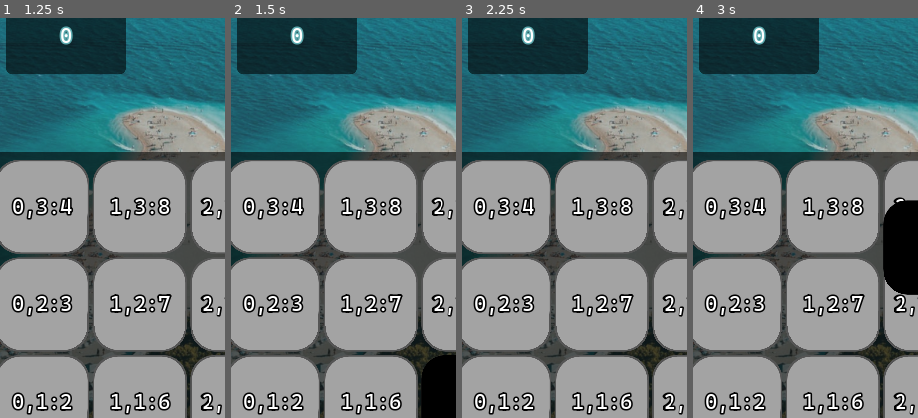
Above: before the commit, frames 1-4 (left to right).
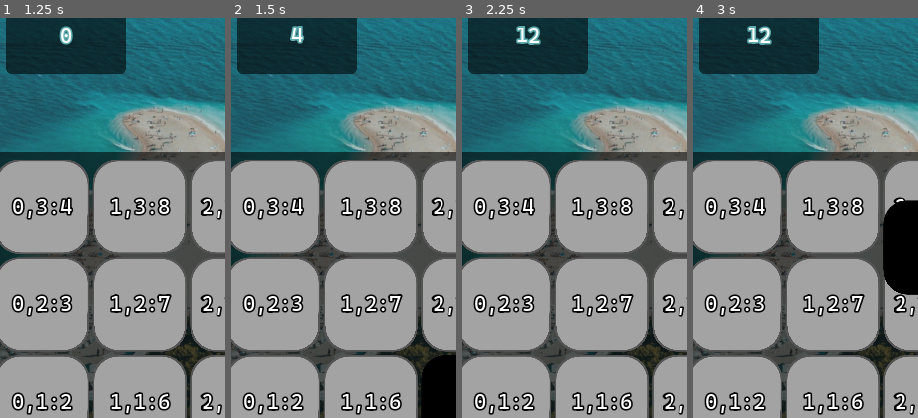
Above: after the commit, the same moments.

Repository: MarkStruik/gd_2048
Game: Godot game, scene res://game.tscn
The game is run twice, just before and just after one commit, with the same random seed, the same clock (stepped at 60 frames per second) and the same inputs.
Inputs (mouse positions are % of the whole screen's width and height, from its top left):
- Up to frame 1 (1.25 s): tap Enter at 0.5 s; move the mouse to (72, 45) at 0.52 s; hold Right (ui_right) from 0.53 s (still down); click (72, 45) at 0.6 s
- Up to frame 2 (1.5 s): tap Space at 1.25 s; move the mouse to (30, 55) at 1.27 s; release Right (ui_right) at 1.28 s; hold Down (ui_down) from 1.28 s (still down); click (30, 55) at 1.35 s
- Up to frame 3 (2.25 s): tap Enter at 2 s; move the mouse to (60, 28) at 2.02 s; release Down (ui_down) at 2.03 s; hold Right (ui_right) from 2.03 s (still down); click (60, 28) at 2.1 s
- Up to frame 4 (3 s): tap Space at 2.75 s; move the mouse to (45, 70) at 2.77 s; release Right (ui_right) at 2.78 s; hold Up (ui_up) from 2.78 s (still down); click (45, 70) at 2.85 s
The pictures show only the part of the screen within x 8-58%, y 20-70%; the shares and areas given below are measured in that part.

Frame 1 is identical in both runs. In frame 2, 0.2% of the frame differs, in the area x 26-33%, y 2-7%; in frame 3, 0.4%, in the area x 24-36%, y 2-7%; in frame 4, 0.4%.

Commit message:
added rudementary scoring system

Diff:
--- a/game.tscn
+++ b/game.tscn
@@ -7,6 +7,8 @@
 [ext_resource path="res://scripts/KeyboardControl.gd" type="Script" id=5]
 [ext_resource path="res://scripts/TouchControl.gd" type="Script" id=6]
 [ext_resource path="res://resources/pieceTemplate.gd" type="Script" id=7]
+[ext_resource path="res://scripts/ScoreManager.gd" type="Script" id=8]
+[ext_resource path="res://scripts/gameUI.gd" type="Script" id=9]
 
 [sub_resource type="DynamicFont" id=2]
 size = 27
@@ -100,9 +102,10 @@
 
 [node name="game" type="Node2D"]
 
-[node name="CanvasLayer" type="CanvasLayer" parent="."]
-
-[node name="UI" type="MarginContainer" parent="CanvasLayer"]
+[node name="UICanvas" type="CanvasLayer" parent="."]
+script = ExtResource( 9 )
+
+[node name="UI" type="MarginContainer" parent="UICanvas"]
 anchor_right = 1.0
 anchor_bottom = 1.0
 grow_horizontal = 0
@@ -111,16 +114,16 @@
 "_edit_use_anchors_": false
 }
 
-[node name="VBoxContainer" type="VBoxContainer" parent="CanvasLayer/UI"]
+[node name="VBoxContainer" type="VBoxContainer" parent="UICanvas/UI"]
 margin_right = 576.0
 margin_bottom = 1024.0
 
-[node name="spacer" type="MarginContainer" parent="CanvasLayer/UI/VBoxContainer"]
+[node name="spacer" type="MarginContainer" parent="UICanvas/UI/VBoxContainer"]
 margin_right = 576.0
 margin_bottom = 25.0
 rect_min_size = Vector2( 0, 25 )
 
-[node name="Title" type="Label" parent="CanvasLayer/UI/VBoxContainer"]
+[node name="Title" type="Label" parent="UICanvas/UI/VBoxContainer"]
 margin_top = 29.0
 margin_right = 576.0
 margin_bottom = 78.0
@@ -129,25 +132,25 @@
 align = 1
 valign = 1
 
-[node name="spacer2" type="MarginContainer" parent="CanvasLayer/UI/VBoxContainer"]
+[node name="spacer2" type="MarginContainer" parent="UICanvas/UI/VBoxContainer"]
 margin_top = 82.0
 margin_right = 576.0
 margin_bottom = 107.0
 rect_min_size = Vector2( 0, 25 )
 
-[node name="HBoxContainer" type="HBoxContainer" parent="CanvasLayer/UI/VBoxContainer"]
+[node name="HBoxContainer" type="HBoxContainer" parent="UICanvas/UI/VBoxContainer"]
 margin_top = 111.0
 margin_right = 576.0
 margin_bottom = 171.0
 
-[node name="spacer3" type="MarginContainer" parent="CanvasLayer/UI/VBoxContainer/HBoxContainer"]
+[node name="spacer3" type="MarginContainer" parent="UICanvas/UI/VBoxContainer/HBoxContainer"]
 margin_right = 50.0
 margin_bottom = 60.0
 grow_horizontal = 0
 grow_vertical = 0
 rect_min_size = Vector2( 50, 60 )
 
-[node name="Label" type="Label" parent="CanvasLayer/UI/VBoxContainer/HBoxContainer"]
+[node name="Label" type="Label" parent="UICanvas/UI/VBoxContainer/HBoxContainer"]
 margin_left = 54.0
 margin_top = 13.0
 margin_right = 150.0
@@ -155,7 +158,7 @@
 custom_fonts/font = SubResource( 2 )
 text = "Score:"
 
-[node name="spacer4" type="MarginContainer" parent="CanvasLayer/UI/VBoxContainer/HBoxContainer"]
+[node name="spacer4" type="MarginContainer" parent="UICanvas/UI/VBoxContainer/HBoxContainer"]
 margin_left = 154.0
 margin_right = 368.0
 margin_bottom = 60.0
@@ -163,7 +166,7 @@
 grow_vertical = 0
 size_flags_horizontal = 3
 
-[node name="Label2" type="Label" parent="CanvasLayer/UI/VBoxContainer/HBoxContainer"]
+[node name="Label2" type="Label" parent="UICanvas/UI/VBoxContainer/HBoxContainer"]
 margin_left = 372.0
 margin_top = 13.0
 margin_right = 532.0
@@ -171,7 +174,7 @@
 custom_fonts/font = SubResource( 2 )
 text = "Highscore:"
 
-[node name="spacer5" type="MarginContainer" parent="CanvasLayer/UI/VBoxContainer/HBoxContainer"]
+[node name="spacer5" type="MarginContainer" parent="UICanvas/UI/VBoxContainer/HBoxContainer"]
 margin_left = 536.0
 margin_right = 576.0
 margin_bottom = 60.0
@@ -179,19 +182,19 @@
 grow_vertical = 0
 rect_min_size = Vector2( 40, 0 )
 
-[node name="HBoxContainer2" type="HBoxContainer" parent="CanvasLayer/UI/VBoxContainer"]
+[node name="HBoxContainer2" type="HBoxContainer" parent="UICanvas/UI/VBoxContainer"]
 margin_top = 175.0
 margin_right = 576.0
 margin_bottom = 275.0
 
-[node name="spacer3" type="MarginContainer" parent="CanvasLayer/UI/VBoxContainer/HBoxContainer2"]
+[node name="spacer3" type="MarginContainer" parent="UICanvas/UI/VBoxContainer/HBoxContainer2"]
 margin_right = 50.0
 margin_bottom = 100.0
 grow_horizontal = 0
 grow_vertical = 0
 rect_min_size = Vector2( 50, 100 )
 
-[node name="grid" type="Panel" parent="CanvasLayer/UI/VBoxContainer/HBoxContainer2"]
+[node name="grid" type="Panel" parent="UICanvas/UI/VBoxContainer/HBoxContainer2"]
 margin_left = 54.0
 margin_right = 207.0
 margin_bottom = 100.0
@@ -201,7 +204,7 @@
 "_edit_use_anchors_": false
 }
 
-[node name="Score" type="Label" parent="CanvasLayer/UI/VBoxContainer/HBoxContainer2/grid"]
+[node name="Score" type="Label" parent="UICanvas/UI/VBoxContainer/HBoxContainer2/grid"]
 anchor_top = 0.5
 anchor_right = 1.0
 anchor_bottom = 0.5
@@ -215,7 +218,7 @@
 "_edit_use_anchors_": false
 }
 
-[node name="spacer4" type="MarginContainer" parent="CanvasLayer/UI/VBoxContainer/HBoxContainer2"]
+[node name="spacer4" type="MarginContainer" parent="UICanvas/UI/VBoxContainer/HBoxContainer2"]
 margin_left = 211.0
 margin_right = 364.0
 margin_bottom = 100.0
@@ -223,7 +226,7 @@
 grow_vertical = 0
 size_flags_horizontal = 3
 
-[node name="grid2" type="Panel" parent="CanvasLayer/UI/VBoxContainer/HBoxContainer2"]
+[node name="grid2" type="Panel" parent="UICanvas/UI/VBoxContainer/HBoxContainer2"]
 margin_left = 368.0
 margin_right = 521.0
 margin_bottom = 100.0
@@ -233,7 +236,7 @@
 "_edit_use_anchors_": false
 }
 
-[node name="HighScore" type="Label" parent="CanvasLayer/UI/VBoxContainer/HBoxContainer2/grid2"]
+[node name="HighScore" type="Label" parent="UICanvas/UI/VBoxContainer/HBoxContainer2/grid2"]
 anchor_top = 0.5
 anchor_right = 1.0
 anchor_bottom = 0.5
@@ -247,7 +250,7 @@
 "_edit_use_anchors_": false
 }
 
-[node name="spacer5" type="MarginContainer" parent="CanvasLayer/UI/VBoxContainer/HBoxContainer2"]
+[node name="spacer5" type="MarginContainer" parent="UICanvas/UI/VBoxContainer/HBoxContainer2"]
 margin_left = 525.0
 margin_right = 575.0
 margin_bottom = 100.0
@@ -288,5 +291,10 @@
 [node name="KeyboardControl" type="Node2D" parent="."]
 script = ExtResource( 5 )
 
+[node name="ScoreManager" type="Node2D" parent="."]
+script = ExtResource( 8 )
+
+[connection signal="change_score" from="grid" to="ScoreManager" method="_on_grid_change_score"]
 [connection signal="move" from="TouchControl" to="grid" method="_on_TouchControl_move"]
 [connection signal="move" from="KeyboardControl" to="grid" method="_on_KeyboardControl_move"]
+[connection signal="set_score" from="ScoreManager" to="UICanvas" method="_on_ScoreManager_set_score"]
--- /dev/null
+++ b/scripts/ScoreManager.gd
@@ -0,0 +1,18 @@
+extends Node2D
+
+var current_score :=0
+
+signal set_score
+
+func _ready():
+	current_score = 0
+	emit_signal("set_score", current_score)
+
+func increase_score(amount):
+	current_score += amount
+	emit_signal("set_score", current_score)
+
+
+func _on_grid_change_score(value):
+	increase_score(value)
+	pass # Replace with function body.
--- /dev/null
+++ b/scripts/gameUI.gd
@@ -0,0 +1,9 @@
+extends CanvasLayer
+
+onready var scoreLabel := $UI/VBoxContainer/HBoxContainer2/grid/Score
+
+
+
+
+func _on_ScoreManager_set_score(score):
+	scoreLabel.text = str(score)
--- a/scripts/grid.gd
+++ b/scripts/grid.gd
@@ -8,6 +8,7 @@
 
 onready var pieceTemplate := preload("res://Piece.tscn")
 
+signal change_score
 
 # member vars
 var board := []
@@ -139,6 +140,8 @@
 			temp.position = grid_to_pixel(piece_location)
 			temp.move(grid_to_pixel(next_location))
 			temp.hideNewStatus()
+
+			emit_signal("change_score", value)
 		else:
 			#move back on negative direction
 			next_location -= direction
Not shown: 1 places in game.tscn that only renumber resources
